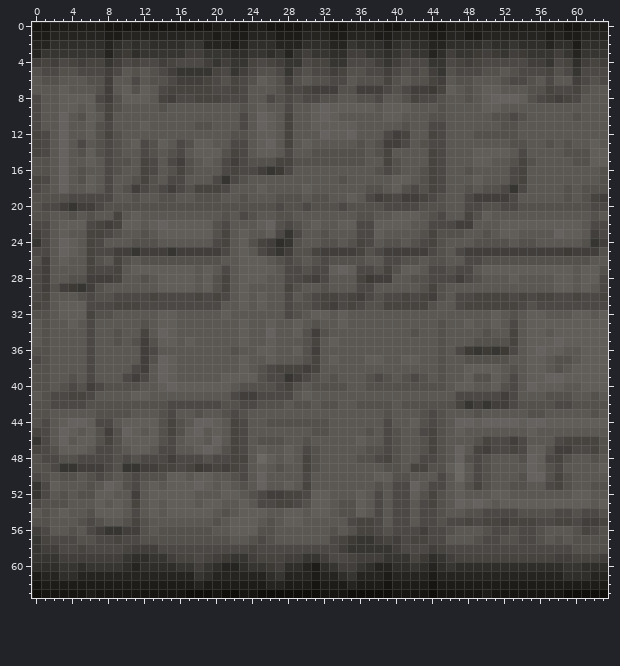
A pixel-art sprite gets an edit: Trabalho1/deathstar_dot.png. The picture above was drawn from the file before the commit.
The file is 64x64 pixels. Colours within 5 levels of each other are drawn and written as one.
And afterwards:
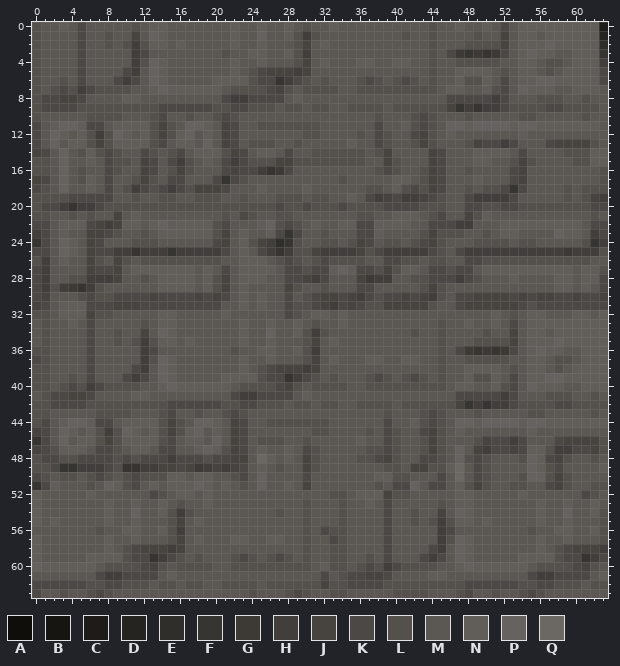
Palette (. is transparent): A #100e0b  B #161511  C #1e1c19  D #262421  E #2f2e2b  F #363531  G #3d3a35  H #413e3b  J #47443f  K #4b4845  L #54514c  M #5b5853  N #615e59  P #65625f  Q #6b6864
Change:
y 0: x 0..62 BBCCCCCCBBBBBBBBBBBBCCBBCCBBBBCCCBBCCCCBBCCCBBCCCCCCCCCCCCCBBCC -> LMMNMKMMMMMLMNNMMMMMMMNMMNMMNMLMMNMMMMMMMMMMLMMNMMNMKMNNNNNNNNN
y 1: x 0..62 CCDDDDDDCCDDDDDDDDDDCDCCDDDCCCDDDCCDDDCCDDDDCCDDCCDDDDDDDCDCCDD -> LMMMMKMMLMMJMPNMMMMMMMNMMPMMNLHLMMMMMMMMMLMMLMMMMLMMJMNNMNNNNNN
y 2: x 0..62 DDEEEEEEDEFEFEEEEFFDDDCDEEEDDDEEEDDFEEEDEFEEDDEEEEFEEFEEEDEECEE -> LMMMMKMMLMLHLNNMNMMMMMNMMNMMMLJMNMMMMMMMMMMMLMMMLLLLJMNNNPNNNNN
y 3: x 0..29 DFFFFFFFDFGEFFFFFHHFFFEEFFEFDF -> LMMMMKMMMMMHKMMMMMMMMLMMNNMMNL; x 31..47 FFEEHHFFEFHFFDEHF -> MMMMMMMMMMMMMLMKG; x 50 H -> F; x 52..62 FHGFFFHFDFF -> KMNPNNMMNNN
y 4: x 0..62 HJHKJHJJFHKJKKHJKKKHFHFFJKJHFFKJJFFKKKHFHKKKFFKJHJKKKKKHHFKJEHJ -> LMMMMKMMMMMHLPNMMMMMMMNMMNMMMLJMNMMMNNMMNNMMLMMLLLLLMMNNMLLMNNN
y 5: x 1..4 KKLL -> MMMM; x 6..11 KKHKML -> MMMMKH; x 13..62 LKHFFFFJKFHKLLKFKLKKHJLLKKHKLKLHFLKKKLLMLKKKJLKFKK -> PNMMMMMMMNMLKJJJHJMMMMMMMMMMMMMLMMNNNNMLMNNMLMNNNN
y 6: x 0..3 MLLM -> LMML; x 5..10 MLLHMM -> KMMMKH; x 13..23 LLKHHHJKLJK -> PNMMMMMNNNN; x 25..27 NML -> KKF; x 29..31 LML -> KLM; x 33..34 KK -> MM; x 37 L -> K; x 39 J -> M; x 41 M -> K; x 43..45 LJH -> MLM; x 47 L -> N; x 49..50 MM -> LN; x 52..62 LKKLMKMMHKL -> KMNNPPNNNNN
y 7: x 0 M -> L; x 2..6 MNMMM -> LKLHK; x 8..39 HMNLNMKJJJJJKKJKMMMLJKJHHHLLHHHK -> LLLMMNPNNNNNNMLLLLKJLMLLLLMMLLLL; x 41..45 KHHGJ -> LLLLM; x 47..48 ML -> NM; x 51..52 NM -> LK; x 54..62 MLLJKKJLM -> PNNNMMNNN
y 8: x 0..9 KMMNNNNKHL -> LKKJJKMMMM; x 12 N -> M; x 14..20 JHKKJJJ -> MMMMMMM; x 22..25 KKMM -> HHKK; x 27..33 LKLKKLL -> KMNMMMM; x 36..38 LLK -> MMM; x 41..61 LJKKLMMLMNPPPNLKJHJKM -> MMMMMKKKKKHKMMMLLLMML
y 9: x 0..6 KMMNNMN -> LKKKKLL; x 8 J -> L; x 10..26 MMMMLMMMMMMMMLMNM -> LLLLKKKKKKLLKKLLL; x 28..29 KM -> LL; x 31..44 NPNNNNNMNNNMMM -> LLMMLLLLMLLLLL; x 46..62 MMMMNNMMMMMMMMMMM -> JFHFHHKLLLLKKLLLL
y 10: x 0 K -> L; x 3 P -> M; x 5..9 LNMJM -> MLLLL; x 13..14 MM -> LK; x 17 M -> L; x 20..23 MMMK -> LKLM; x 25..26 PN -> MM; x 28 J -> M; x 31..33 NPN -> MMM; x 38..40 MNN -> LMM; x 42..43 MM -> LK; x 45 L -> M; x 48 M -> L; x 51..53 LLK -> MMM; x 55 M -> L; x 60..61 LM -> ML
y 11: x 2 M -> N; x 4..11 MMNLKMMM -> PNKKMNNN; x 13..15 MMM -> LJL; x 17..19 MLL -> PPN; x 21..23 MMK -> JKM; x 25..35 PNMJMMNNNNN -> LLLLLLLMMMM; x 38 M -> K; x 41..62 LMMKKMMMMMMLLMMMMMMMMM -> NLKLMPPNPPPPNPPNNNNNNN
y 12: x 0..3 JKMP -> KMPN; x 5..10 MNLJLM -> NLHLPN; x 12..17 MMMMMM -> NLJLNP; x 19 M -> N; x 21..23 MLL -> JKM; x 25..26 NN -> MM; x 28 J -> M; x 30..36 MMPNNPM -> LLMMMML; x 38..46 MKHJMMJKM -> KLMMKJLMN; x 49..54 LLLLLM -> MMMMMN
y 13: x 0..10 JKMPMKMLKLM -> KMPMNNLJLNN; x 12 K -> N; x 14 N -> K; x 16..19 KLNN -> NNMP; x 21 M -> J; x 23..26 KMNP -> MLLL; x 28..30 JMN -> MLM; x 35..36 ML -> NM; x 38..45 LHHKMLKK -> KLMMLJLM; x 48..54 MMMMMLL -> LJKKHKM; x 57..62 LMLMMN -> KJJJJL
y 52: x 0..1 FK -> NM; x 3 L -> M; x 5..8 LLNN -> MNMM; x 11 H -> M; x 13..15 NNN -> KLM; x 19 M -> N; x 21..22 NN -> MM; x 24..34 LKHHJJKNNMM -> MMMMMMMMMLL; x 37..45 MKMKKNLJL -> NNJLLMMMM; x 48 M -> N; x 51..52 NN -> MM; x 54 M -> N; x 60..62 NNM -> MKL
y 53: x 0..3 KLLL -> NMMM; x 7..9 NMN -> MNM; x 11 J -> N; x 13..17 NMNNN -> MNMLM; x 20 N -> M; x 23 N -> M; x 25..29 KKJJK -> MMMMM; x 31..32 NN -> MM; x 35..41 LNMKMKK -> MMNMKMM; x 43..44 KJ -> MM; x 47 P -> N; x 49..50 PN -> MM; x 52..55 NNNN -> MMMM; x 57..58 NN -> MM; x 60..63 NNMN -> MMNM
y 54: x 0..1 ML -> NM; x 3 N -> M; x 6..7 LN -> MM; x 9 N -> M; x 11 K -> P; x 13..19 NMNNNNN -> MNLHLMM; x 21 L -> M; x 23..25 NNN -> MMM; x 27..32 MNNMNN -> LMMLMM; x 35..36 LN -> MM; x 38..45 KMKKMKKL -> MKMMLMMJ; x 47..62 MLLKKKKLLLLKKLKK -> PNMMMMMMMNMMPMMN
y 55: x 0..2 LLM -> NMN; x 5..8 LKLM -> MMMN; x 10..12 LJL -> MNM; x 15..16 MM -> LJ; x 18 M -> N; x 20 L -> M; x 22..24 NNN -> MMM; x 26 L -> M; x 28..30 NNM -> MML; x 34..63 MKJJKMKKMKKLKKJKJJHJJJKKJJKHHJ -> LMMMMKMMLMLHLNNMNMMMMMNMMNMMML
y 56: x 0..1 HK -> MM; x 4 L -> M; x 6..12 KHFFHHL -> MLMMNNM; x 14 L -> N; x 16..19 LLLL -> HMMM; x 22..26 NNNLL -> MMMMM; x 30 M -> L; x 32 M -> K; x 34..46 MLJJKLKKKHKKL -> LMMMMKMMMMMHK; x 50..56 LKKLKKL -> MMMMMLM; x 58..62 MMLJK -> NNMMN
y 57: x 0..14 FJKKKLLKKJKKLLL -> NMMMMMMMNMMNMMM; x 16..27 LLLLLLMMLKLM -> JMNMMMNNMMNN; x 30 M -> L; x 34..56 JGFFHJHKJJKKMMMLKKLLKKL -> LMMMMKMMMMMHLPNMMMMMMMN; x 58..62 LMLLL -> MNMMM
y 58: x 0..58 FHHKKJKKKKJHHHKKKKKKKKKKJKKKKKKKKKHFFFFFHKKKHJKKKKKKKKKKKKK -> NMMMMMMMNMLKJJJHJMMMMMMMMMMMMMLMMLLMMMMKMMMMKHMPNMMMMMMMNML; x 60..63 LLLL -> JJJH
y 59: x 0..12 FFFHHHHHHHFEE -> NMMMMMNNNNLKK; x 14..63 FHJJKJHGFFHJJJHHFFHKKJHHHFFFJGEFHJJJJJJJJJJJHHJJJH -> HKLMLMMMLKLMLKLMLMMLLMMLMKMMMKHKMPNMMMMMNNNNLKKFHK
y 60: x 0..63 EEEFFEFFFFEDEEEEFFHFEDDEFFGHEEDCEFHHFEDDEEFEDEFEEEEEEEEEEEEFFEEE -> PNNNNNNMLLLLKJLMLLLLMMLLLLLLLLLMNLLMLKLHKLLLLMMNPNNNNNNMLLLLKJLM
y 61: x 0..63 CDDEEDDDDDDDDDDDDDFEDDDDDDEFDDDCDDEFDDDCDDDDCDDDDDDDDDDDDDDEEEDD -> MMMMMMMKHHKKKKMNMMMMMMMMMMMMMMMMKMLKKJJKMMMMNNMMMMMMMMMKHHKKKKMN
y 62: x 0..63 BCCCCCCCCCCCCCCCCCDCCCCCCCDDCCCBCCCDCCCBCCCCBCCCCCCCCCCCCCCCCCCC -> KKKKKKLLKKLLLMLLMLLMMLLLLMLLLLLLJLLKKKKLLLLLLLLLKKKKKKLLKKLLLMLL
y 63: x 0..63 ABBBBBCBBBBBBBBBBAAABAABBAAAAAAABBBAAAAABBBBABBBBBCBBBBBBBBAAAAA -> KMMLMMLKLMMMMMMMMMMMMMMMLMMMLKLMMLLMMMMMLLLLMMMLKMMLMMLKLMMMMMMM
